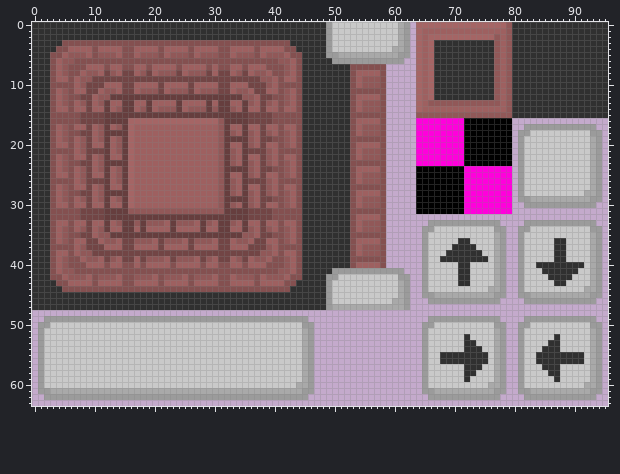
Two versions of one sprite sheet, Wumpus/resources/textures/wumpus_textures.png. That is the earlier state.
The file is 96x64 pixels. Colours within 5 levels of each other are drawn and written as one.
New version:
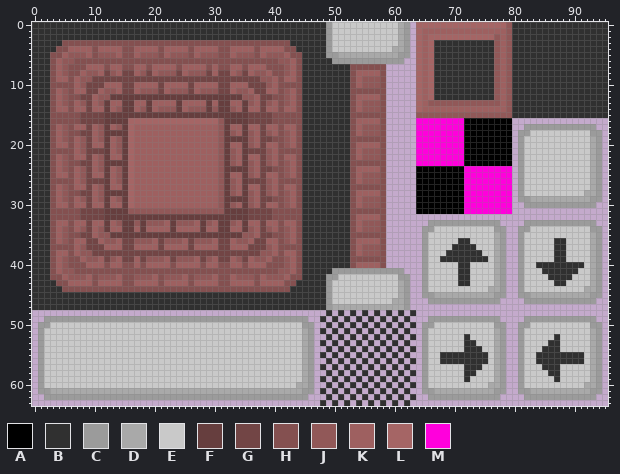
Palette (. is transparent): A #000000  B #303030  C #9b9b9b  D #a9a9a9  E #c9c9c9  F #663e3e  G #724545  H #845050  J #915858  K #9e6060  L #a56565  M #ff00dc
Commit message: Tile coverage + wumpus movement improvements
The edit:
@@ x 46..65 @@
 47 BBBCDDDDDDDDDDDDC...
-48 ....................
-49 ....................
-50 C..................C
-51 C..................C
-52 C..................C
-53 C..................C
-54 C..................C
-55 C..................C
-56 C..................C
-57 C..................C
-58 C..................C
-59 C..................C
-60 C..................C
-61 C..................C
-62 ....................
-63 ....................
+48 ...B.B.B.B.B.B.B.B..
+49 ..B.B.B.B.B.B.B.B...
+50 C..B.B.B.B.B.B.B.B.C
+51 C.B.B.B.B.B.B.B.B..C
+52 C..B.B.B.B.B.B.B.B.C
+53 C.B.B.B.B.B.B.B.B..C
+54 C..B.B.B.B.B.B.B.B.C
+55 C.B.B.B.B.B.B.B.B..C
+56 C..B.B.B.B.B.B.B.B.C
+57 C.B.B.B.B.B.B.B.B..C
+58 C..B.B.B.B.B.B.B.B.C
+59 C.B.B.B.B.B.B.B.B..C
+60 C..B.B.B.B.B.B.B.B.C
+61 C.B.B.B.B.B.B.B.B..C
+62 ...B.B.B.B.B.B.B.B..
+63 ..B.B.B.B.B.B.B.B...
